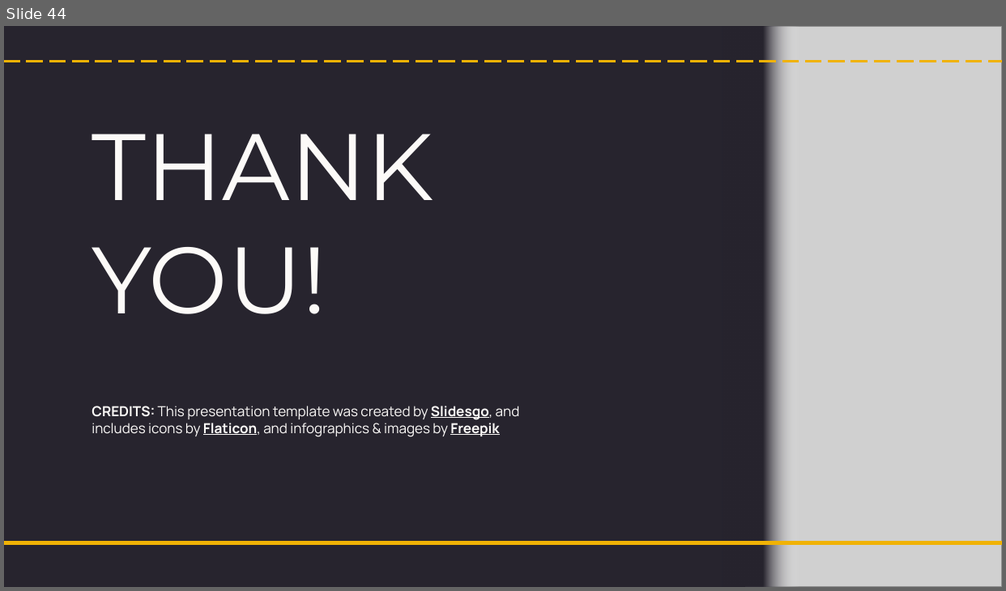
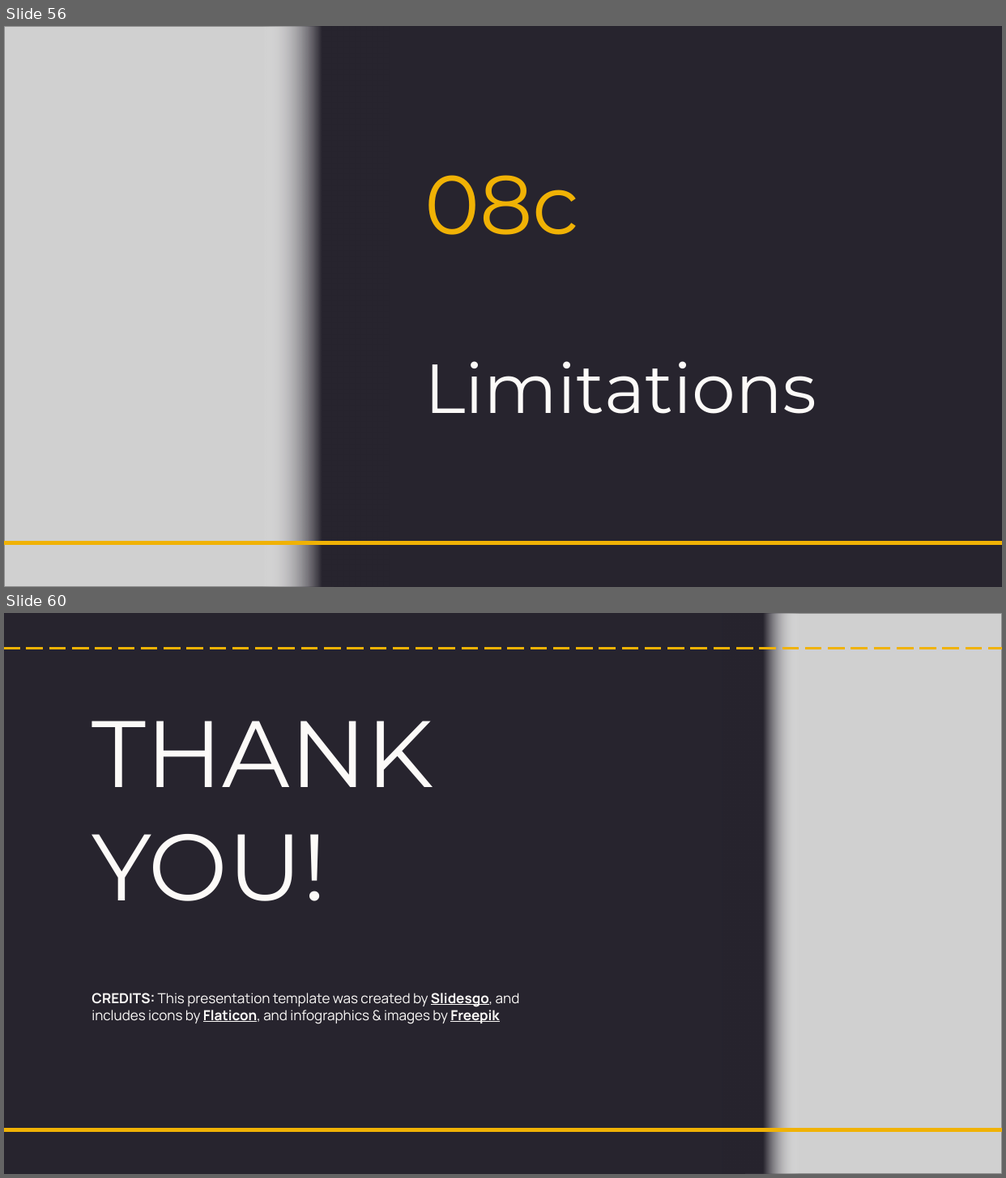
Before and after one commit to NightfuryEquinn/Ridership, a slide deck: docs/24202141_yipzixian_p1_presentation_revised.pptx. Shown one above the other, each under a label of ours: slide 44 before the commit, slides 56 and 60 after it; the slides between them are not shown. The pictures are 1006x591 and 1006x1178 pixels, drawn with LibreOffice and Linux fonts; fonts in the diff are those of the drawing; grey boxes stand for pictures. Boxes give left, top, right and bottom in pixels: in the first picture for what was removed or moved away, otherwise in the second. Text is boxed around its words. In the diff, an @@ line names an element or a change of style, - is before the commit and + after.

```diff
--- a/docs/24202141_yipzixian_p1_presentation_revised.pptx
+++ b/docs/24202141_yipzixian_p1_presentation_revised.pptx
@@ slide 56 added at (4,26,1002,587), background #27242E @@
@@ picture added at (4,26,334,587) @@
@@ rectangle added at (262,26,390,587), fill gradient #27242E to #FFFFFF @@
@@ title added at (424,175,579,235), 60 pt, text #F0B205 @@
+08c
@@ title added at (424,361,816,414), 50 pt, text #FCFAF8 @@
+Limitations
@@ line added from (4, 543) to (1002, 543), #F0B205 3 pt @@
@@ what was slide 44 is now slide 60 @@
```
Also in this commit, not shown: 4 slides changed, 15 other slides added, 4 other files.
